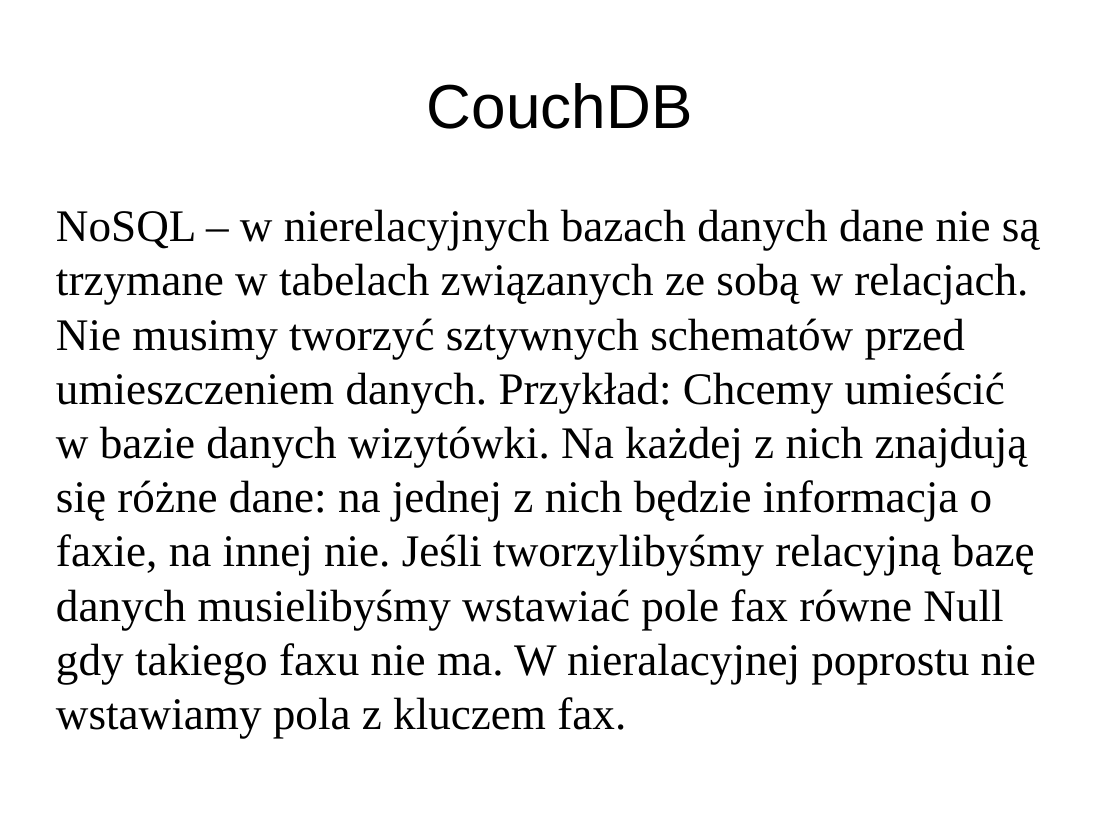
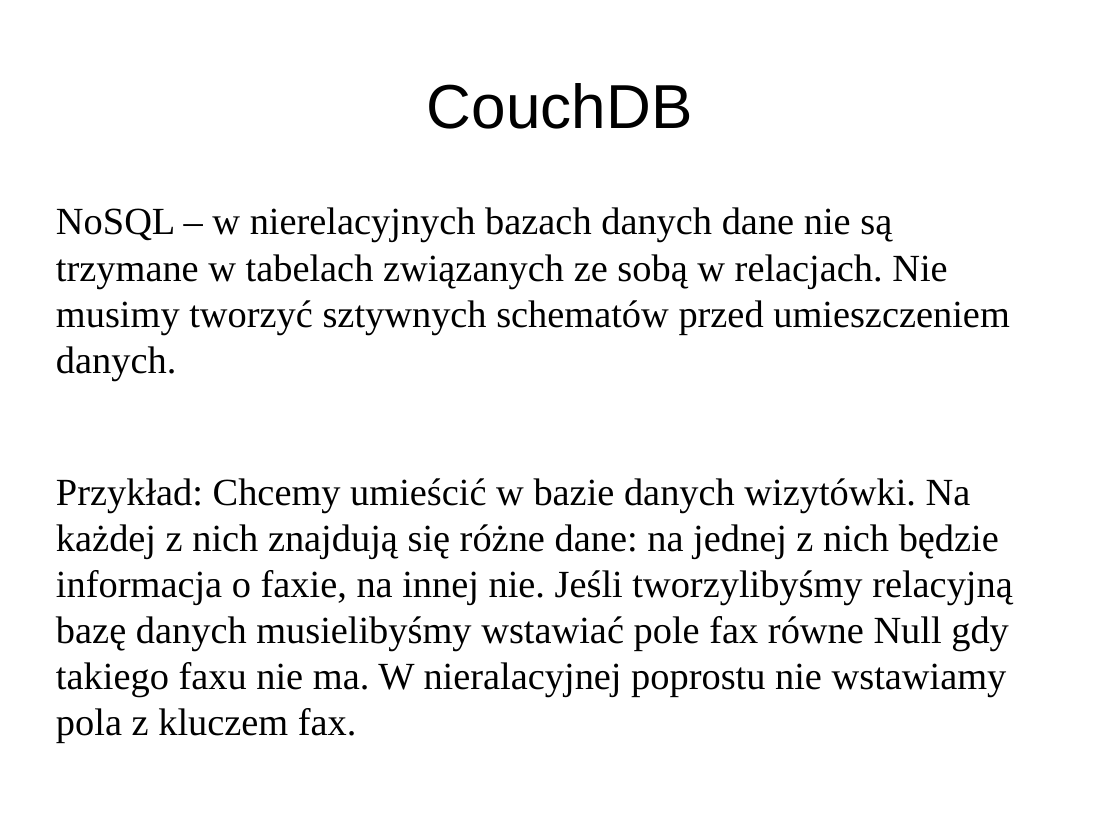
Before and after one commit to pawnow/ProjektErlang, a slide deck: slide 5 of prezentacja.odp. Drawn at 1120x840 pixels with LibreOffice and Linux fonts; fonts in the diff are those of the drawing. Boxes give left, top, right and bottom in pixels: in the first picture for what was removed or moved away, otherwise in the second. Text is boxed around its words. In the diff, an @@ line names an element or a change of style, - is before the commit and + after.

```diff
--- a/prezentacja.odp
+++ b/prezentacja.odp
@@ text at bbox=[56, 207, 1013, 697]: text changed; size 32 to 27.2 pt @@
-NoSQL – w nierelacyjnych bazach danych dane nie są trzymane w tabelach związanych ze sobą w relacjach. Nie musimy tworzyć sztywnych schematów przed umieszczeniem danych. Przykład: Chcemy umieścić w bazie danych wizytówki. Na każdej z nich znajdują się różne dane: na jednej z nich będzie informacja o faxie, na innej nie. Jeśli tworzylibyśmy relacyjną bazę danych musielibyśmy wstawiać pole fax równe Null gdy takiego faxu nie ma. W nieralacyjnej poprostu nie wstawiamy pola z kluczem fax.
+NoSQL – w nierelacyjnych bazach danych dane nie są trzymane w tabelach związanych ze sobą w relacjach. Nie musimy tworzyć sztywnych schematów przed umieszczeniem danych.
+Przykład: Chcemy umieścić w bazie danych wizytówki. Na każdej z nich znajdują się różne dane: na jednej z nich będzie informacja o faxie, na innej nie. Jeśli tworzylibyśmy relacyjną bazę danych musielibyśmy wstawiać pole fax równe Null gdy takiego faxu nie ma. W nieralacyjnej poprostu nie wstawiamy pola z kluczem fax.
```
Also in this commit, not shown: 8 other slides changed, 2 slides added, 1 slide removed, 1 other file.
